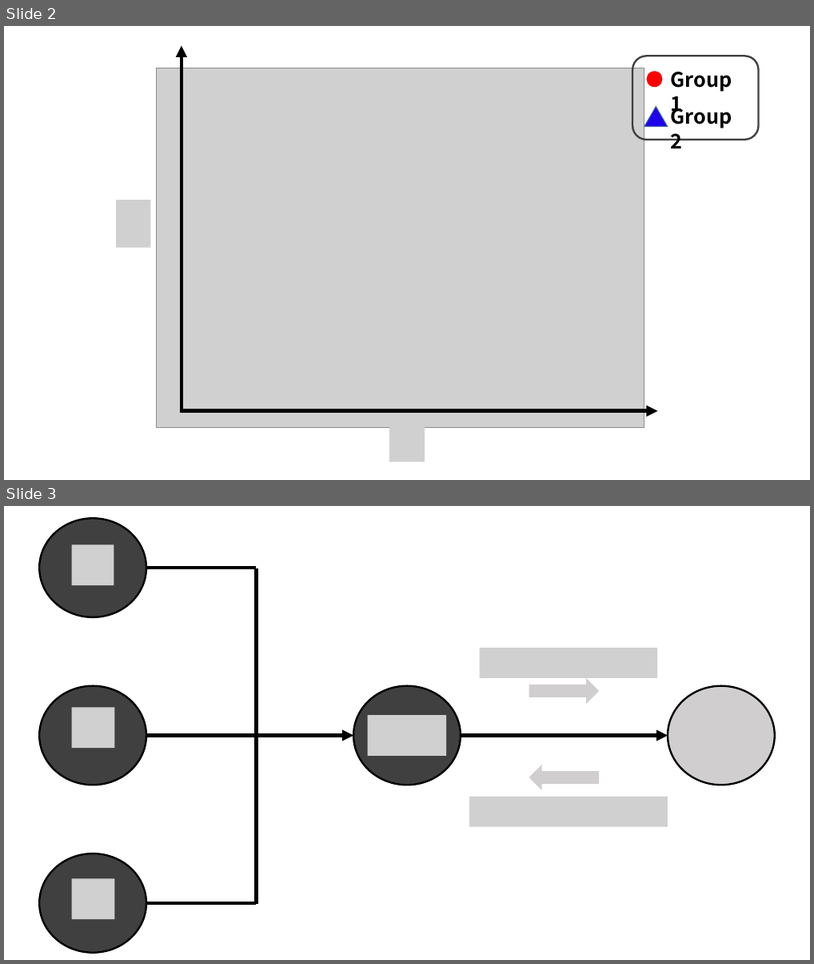
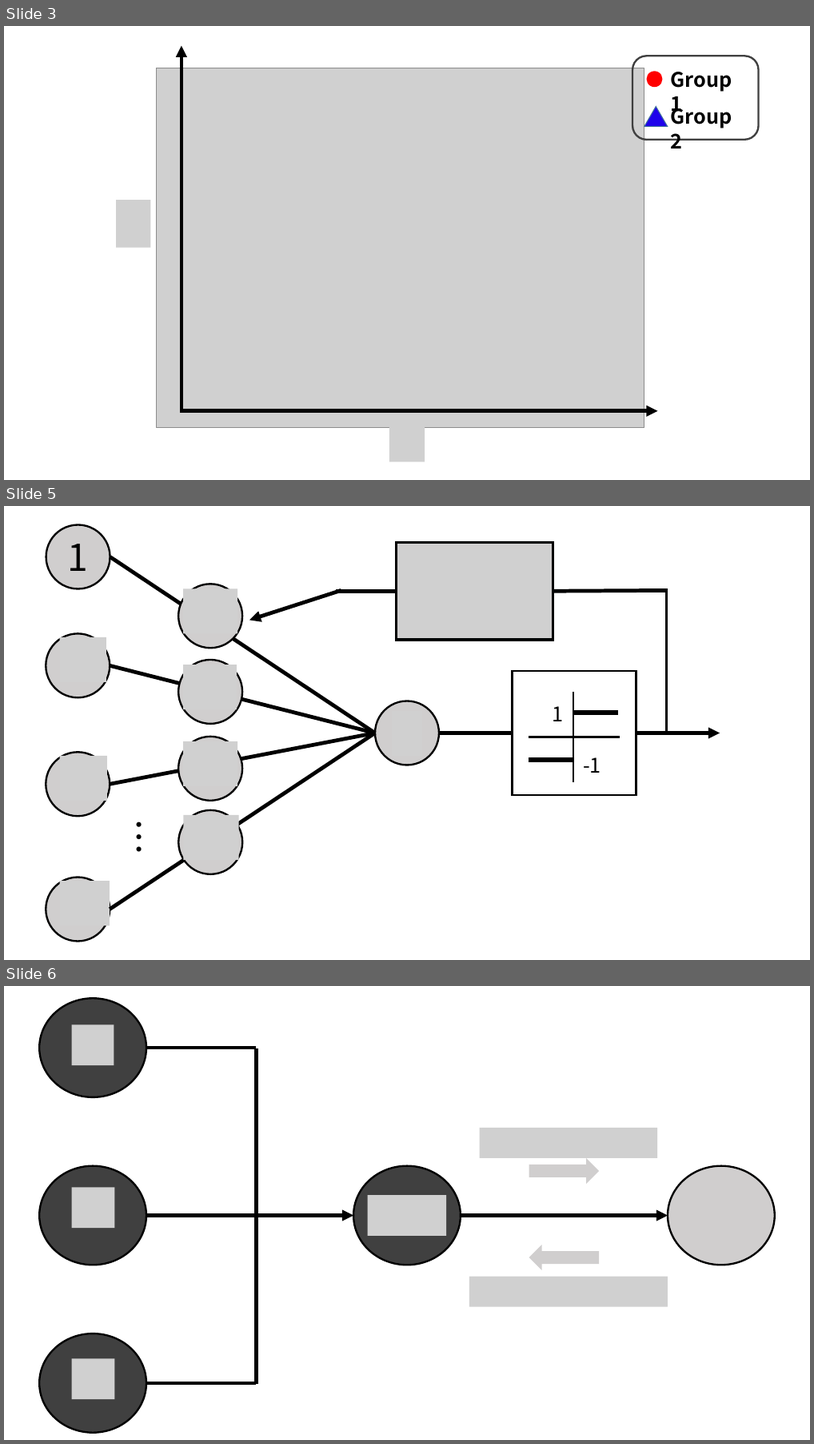
Before and after one commit to rurusasu/tex, a slide deck: 卒研発表tex用_イラスト.pptx. Shown one above the other, each under a label of ours: slides 2 and 3 before the commit, slides 3, 5 and 6 after it; the slides between them are not shown. The pictures are 814x964 and 814x1444 pixels, drawn with LibreOffice and Linux fonts; fonts in the diff are those of the drawing; grey boxes stand for pictures. Boxes give left, top, right and bottom in pixels: in the first picture for what was removed or moved away, otherwise in the second. Text is boxed around its words. In the diff, an @@ line names an element or a change of style, - is before the commit and + after.

```diff
--- a/卒研発表tex用_イラスト.pptx
+++ b/卒研発表tex用_イラスト.pptx
@@ slide 5 added at (4,506,810,960), background #FFFFFF @@
@@ ellipse added at (46,524,110,589), fill #D0CECE, outline #000000 2.25 pt, 44 pt, text #000000 @@
+1
@@ rectangle added at (397,542,554,640), fill #D0CECE, outline #000000 3 pt @@
@@ picture added at (399,549,550,630) @@
@@ line added from (110, 557) to (375, 733), #000000 4.5 pt @@
@@ ellipse added at (179,584,243,648), fill #D0CECE, outline #000000 2.25 pt @@
@@ picture added at (184,589,238,634) @@
@@ arrow added from (342, 590) to (250, 620), #000000 4.5 pt @@
@@ line added from (397, 592) to (336, 592), #000000 4.5 pt @@
@@ line added from (667, 590) to (554, 592), #000000 4.5 pt @@
@@ line added from (667, 732) to (667, 589), #000000 3 pt @@
@@ ellipse added at (46,634,110,698), fill #D0CECE, outline #000000 2.25 pt @@
@@ picture added at (60,637,106,682) @@
@@ line added from (110, 666) to (375, 733), #000000 4.5 pt @@
@@ ellipse added at (179,660,243,724), fill #D0CECE, outline #000000 2.25 pt @@
@@ picture added at (184,664,237,709) @@
@@ ellipse added at (375,700,439,765), fill #D0CECE, outline #000000 2.25 pt @@
@@ picture added at (392,711,422,756) @@
@@ group added at (513,671,637,795): 4 lines, 2 texts, 1 rectangle @@
+-1
+1
@@ line added from (110, 909) to (375, 733), #000000 4.5 pt @@
@@ line added from (110, 784) to (375, 733), #000000 4.5 pt @@
@@ ellipse added at (179,736,243,800), fill #D0CECE, outline #000000 2.25 pt @@
@@ picture added at (184,741,238,786) @@
@@ line added from (439, 733) to (513, 733), #000000 4.5 pt @@
@@ arrow added from (637, 733) to (720, 733), #000000 4.5 pt @@
@@ ellipse added at (46,752,110,816), fill #D0CECE, outline #000000 2.25 pt @@
@@ picture added at (60,756,107,800) @@
@@ text added at (109,812,166,860), 44 pt, text #000000 @@
+…
@@ ellipse added at (179,810,243,874), fill #D0CECE, outline #000000 2.25 pt @@
@@ picture added at (184,815,239,860) @@
@@ ellipse added at (46,877,110,941), fill #D0CECE, outline #000000 2.25 pt @@
@@ picture added at (60,880,110,925) @@
@@ what was slide 2 is now slide 3 @@
@@ what was slide 3 is now slide 6 @@
```
Also in this commit, not shown: 1 slide changed, 2 other slides added, 10 other files.
